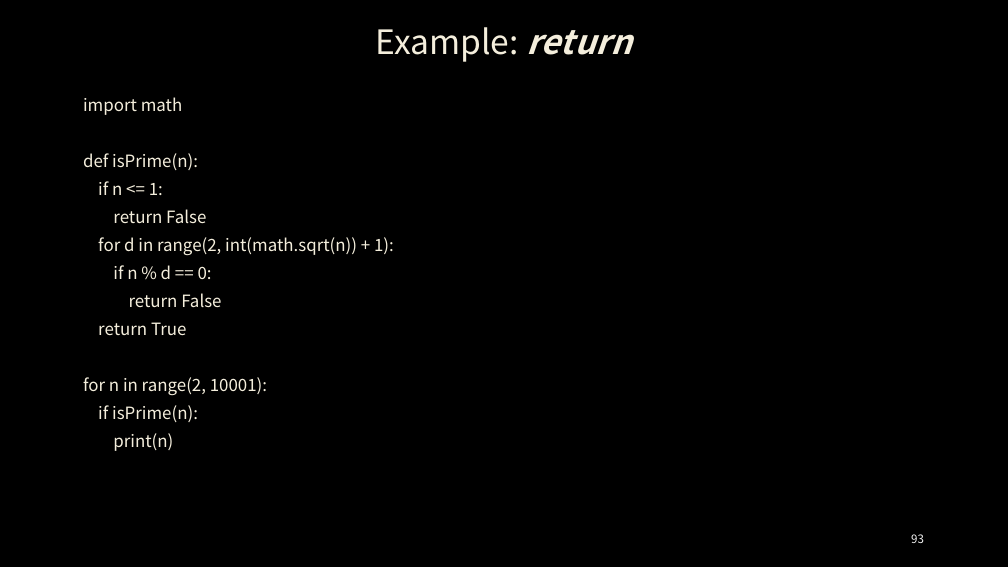
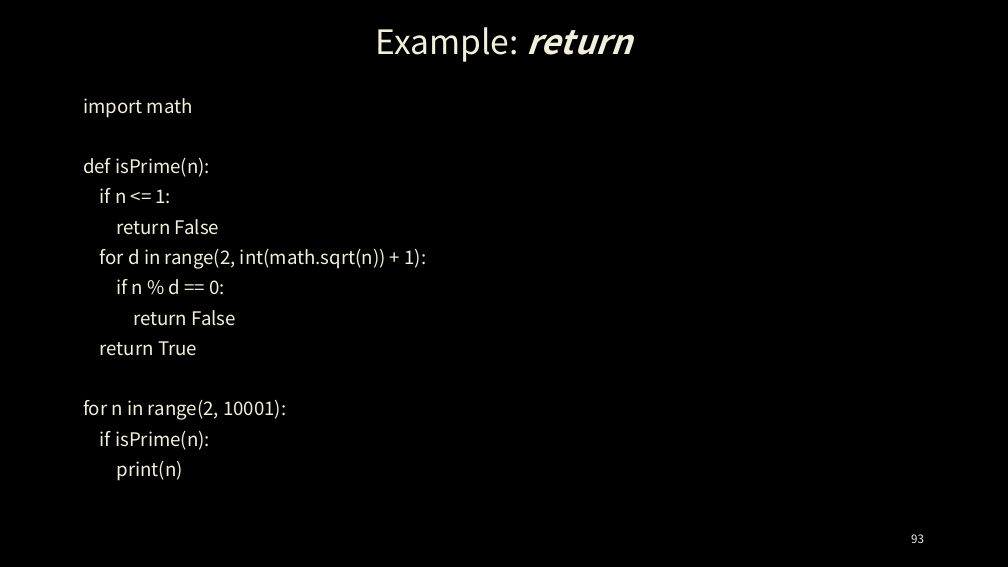
Before and after one commit to ancestor9/24_python-programimming-1, a slide deck: slide 93 of week6_7/week_06_Functions, Modules.pptx. Drawn at 1008x567 pixels with LibreOffice and Linux fonts; fonts in the diff are those of the drawing; background and template pictures are left out. Boxes give left, top, right and bottom in pixels: in the first picture for what was removed or moved away, otherwise in the second. Text is boxed around its words. In the diff, an @@ line names an element or a change of style, - is before the commit and + after.

```diff
--- a/week6_7/week_06_Functions, Modules.pptx
+++ b/week6_7/week_06_Functions, Modules.pptx
@@ text "import math" at (83,98,426,481): size 16.1 to 17.8 pt @@
```
Also in this commit, not shown: 5 other slides changed.
